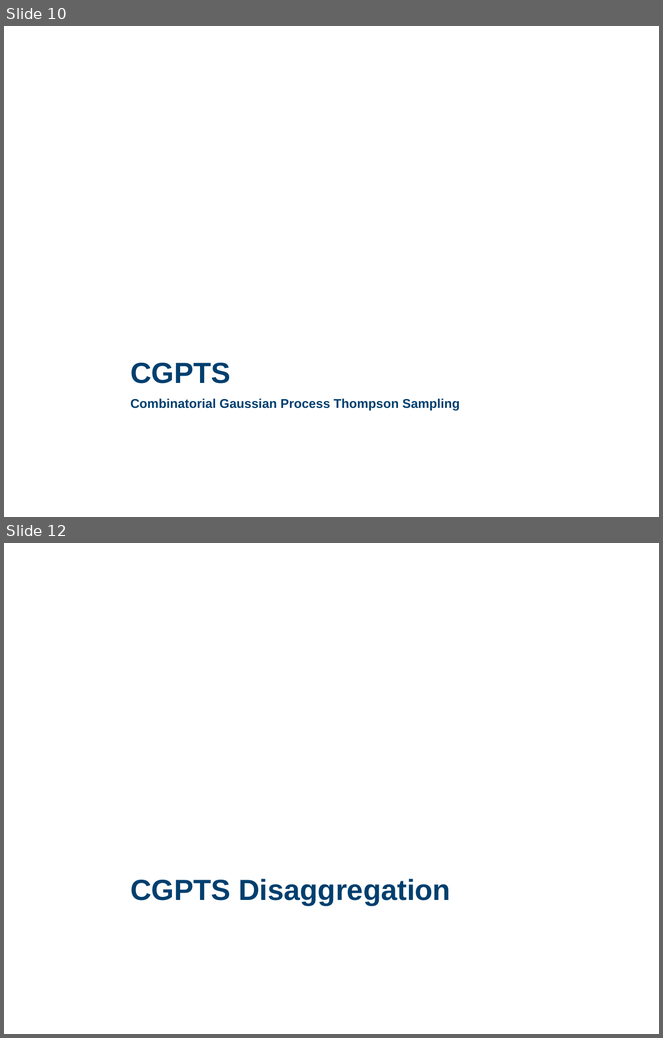
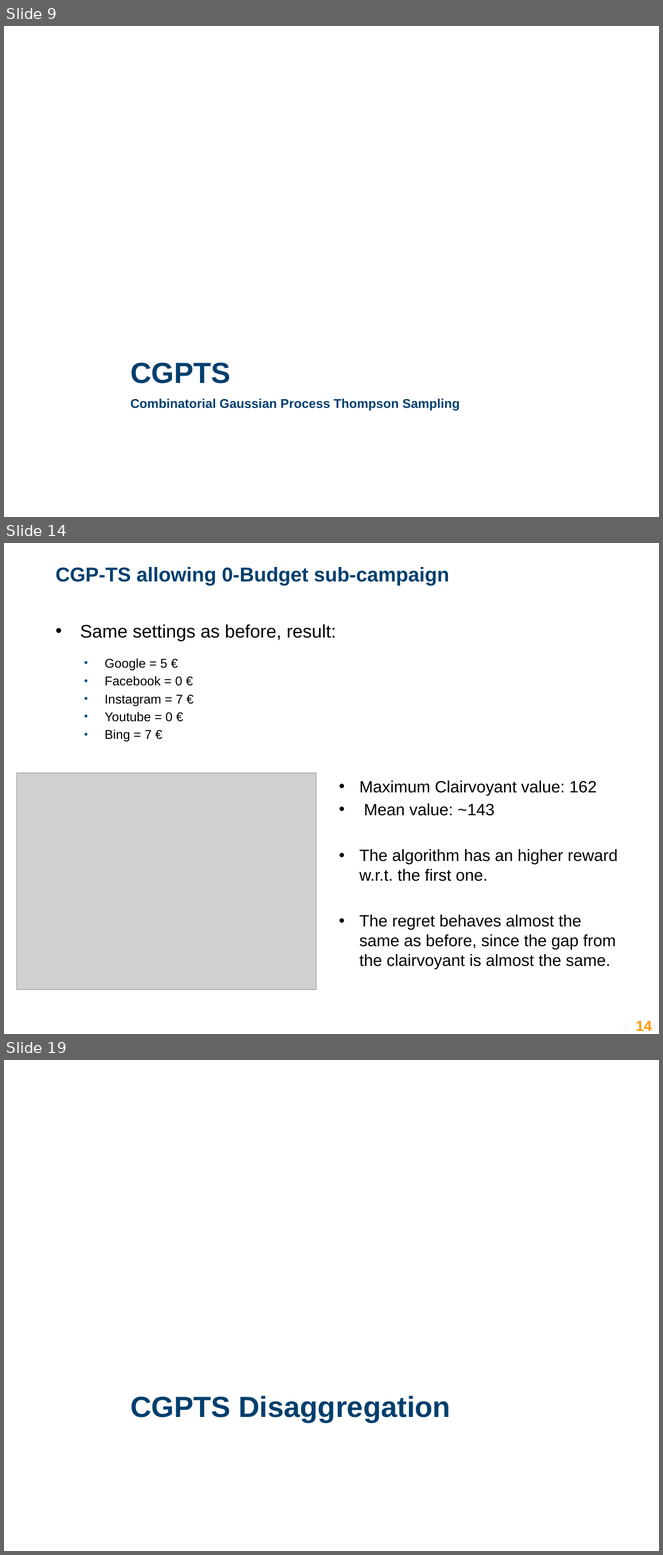
Before and after one commit to lucabonali/AdvertisingDIA, a slide deck: advertising_presentation.pptx. Shown one above the other, each under a label of ours: slides 10 and 12 before the commit, slides 9, 14 and 19 after it; the slides between them are not shown. The pictures are 663x1038 and 663x1555 pixels, drawn with LibreOffice and Linux fonts; fonts in the diff are those of the drawing; grey boxes stand for pictures; background and template pictures are left out. Boxes give left, top, right and bottom in pixels: in the first picture for what was removed or moved away, otherwise in the second. Text is boxed around its words. In the diff, an @@ line names an element or a change of style, - is before the commit and + after.

```diff
--- a/advertising_presentation.pptx
+++ b/advertising_presentation.pptx
@@ slide 14 added at box(4, 543, 659, 1034), background #FFFFFF @@
@@ title added at box(55, 567, 449, 586), 22 pt, text #003F6E, bold @@
+CGP-TS allowing 0-Budget sub-campaign
@@ text added at box(80, 624, 336, 742), 14 pt, text #000000 @@
+• Same settings as before, result:
+  • Google = 5 €
+  • Facebook = 0 €
+  • Instagram = 7 €
+  • Youtube = 0 €
+  • Bing = 7 €
@@ picture added at box(17, 773, 317, 990) @@
@@ text added at box(360, 781, 618, 969), 18 pt, text #000000 @@
+• Maximum Clairvoyant value: 162
+• Mean value: ~143
+• The algorithm has an higher reward w.r.t. the first one.
+• The regret behaves almost the same as before, since the gap from the clairvoyant is almost the same.
@@ text added at box(21, 1014, 343, 1033), 12 pt, text #003F6E, bold @@
+Lamparelli Andrea (andrea.lamparelli@mail.polimi.it)
@@ rectangle added at box(56, 1017, 352, 1034), fill #FFFFFF @@
@@ page number added at box(636, 1021, 652, 1031), 16 pt, text #FF9900, bold @@
+14
@@ what was slide 10 is now slide 9 @@
@@ what was slide 12 is now slide 19 @@
```
Also in this commit, not shown: 8 other slides added, 2 slides removed.
